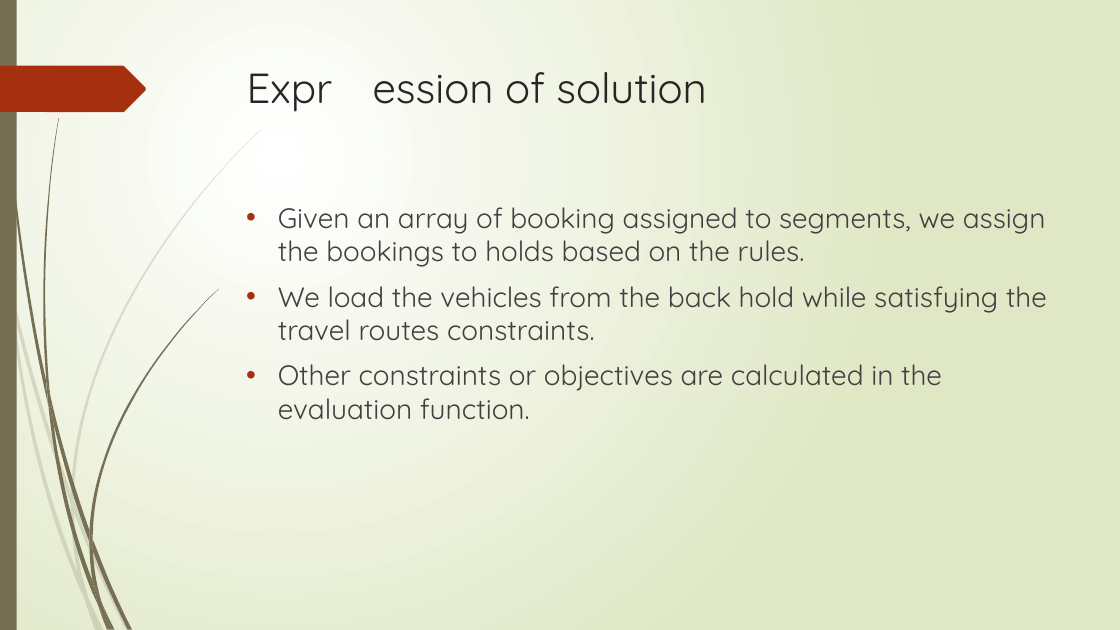
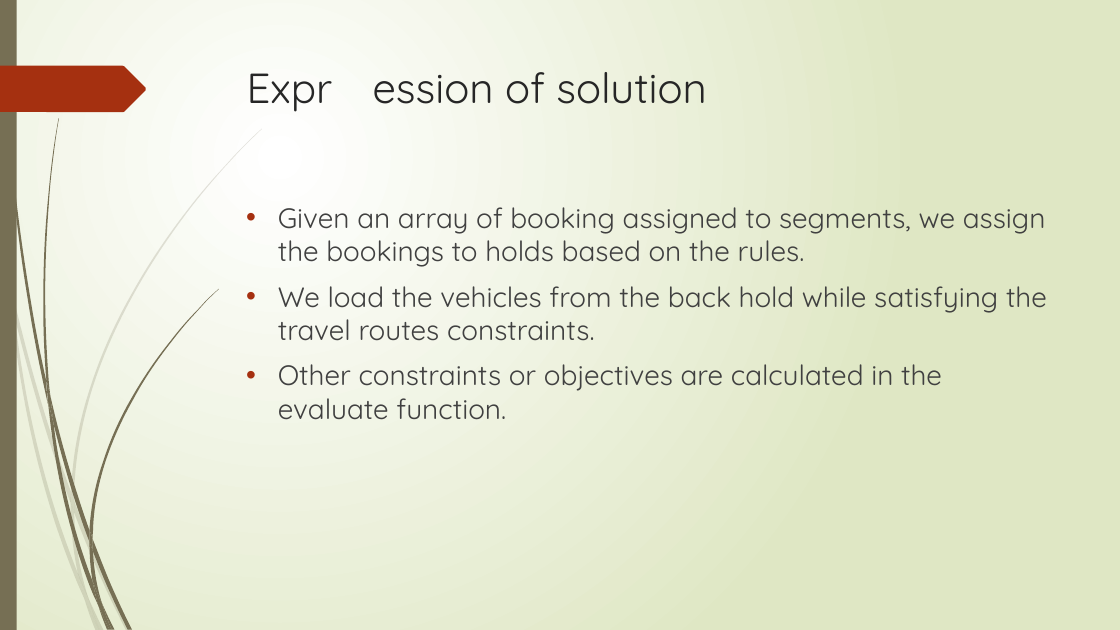
Before and after one commit to r-kurosu/kline_new, a slide deck: slide 29 of 竹田.pptx. Drawn at 1120x630 pixels with LibreOffice and Linux fonts; fonts in the diff are those of the drawing. Boxes give left, top, right and bottom in pixels: in the first picture for what was removed or moved away, otherwise in the second. Text is boxed around its words. In the diff, an @@ line names an element or a change of style, - is before the commit and + after.

```diff
--- a/竹田.pptx
+++ b/竹田.pptx
@@ text at [278, 364, 942, 420]: text changed @@
-• Other constraints or objectives are calculated in the evaluation function.
+• Other constraints or objectives are calculated in the evaluate function.
```
Also in this commit, not shown: 4 other slides changed.
